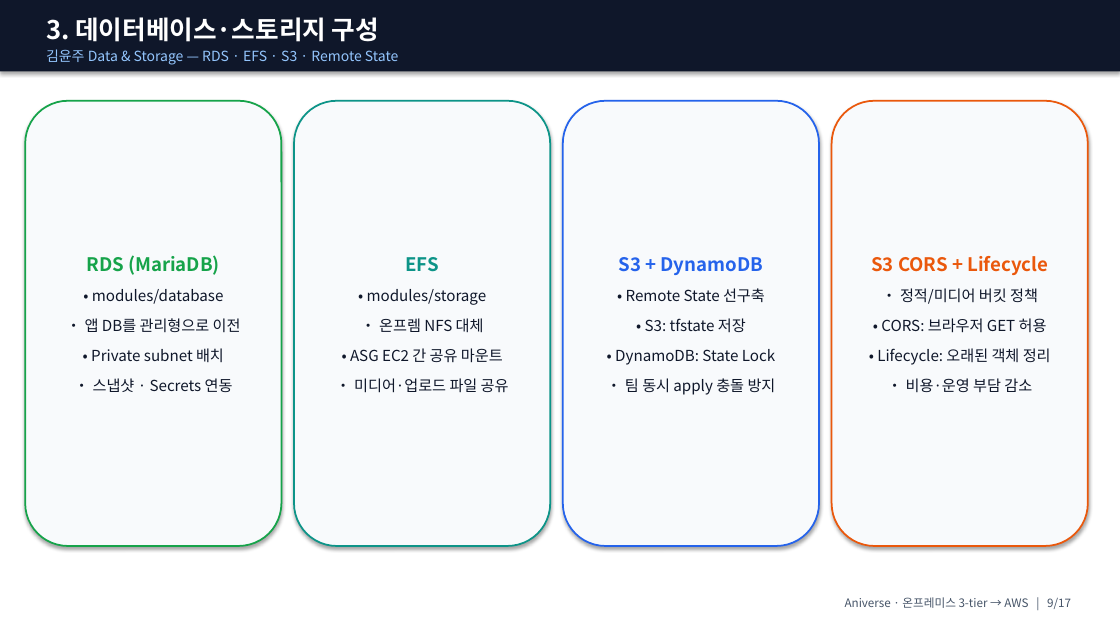
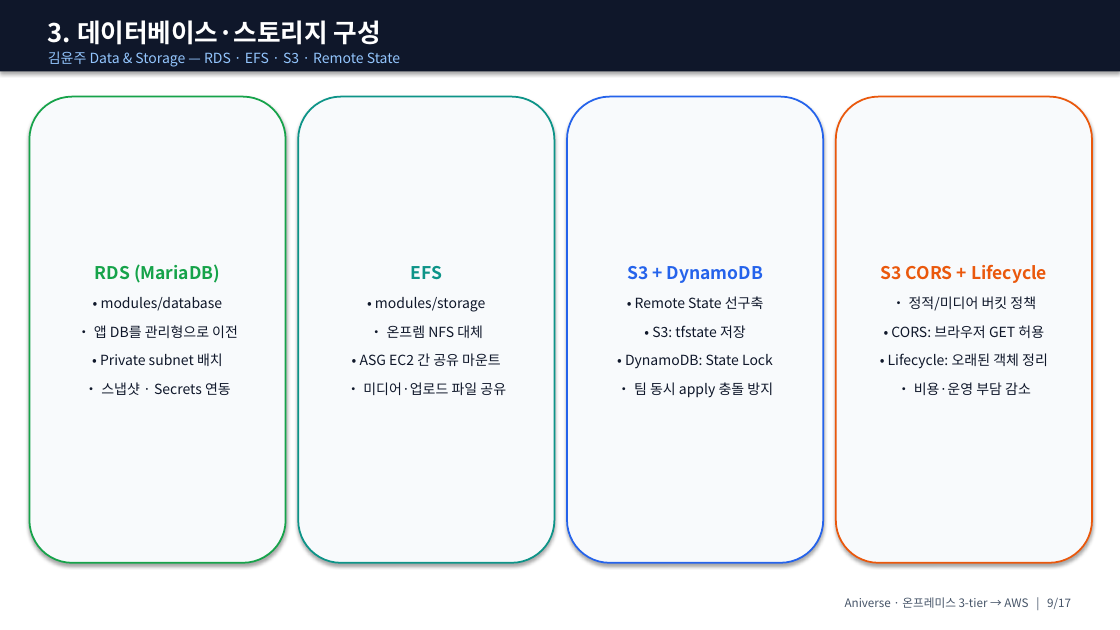
Before and after one commit to ho0215/anime-project-infra, a slide deck: slide 9 of docs/presentation/ppt/Aniverse_발표_강사용.pptx. Drawn at 1120x630 pixels with LibreOffice and Linux fonts; fonts in the diff are those of the drawing. Boxes give left, top, right and bottom in pixels: in the first picture for what was removed or moved away, otherwise in the second. Text is boxed around its words. In the diff, an @@ line names an element or a change of style, - is before the commit and + after.

```diff
--- a/docs/presentation/ppt/Aniverse_발표_강사용.pptx
+++ b/docs/presentation/ppt/Aniverse_발표_강사용.pptx
@@ rounded rectangle "RDS (MariaDB)": place and size @@
-rounded rectangle "RDS (MariaDB)" at [25,101,281,546]
+rounded rectangle "RDS (MariaDB)" at [29,97,286,563]
@@ rounded rectangle "RDS (MariaDB)" at [29,97,286,563]: size 16 to 15 pt in "RDS (MariaDB)"; size 13 to 12 pt in "• modules/database", "• 앱 DB를 관리형으로 이전", "• Private subnet 배치", "• 스냅샷 · Secrets 연동" @@
@@ rounded rectangle "EFS": place and size @@
-rounded rectangle "EFS" at [294,101,550,546]
+rounded rectangle "EFS" at [298,97,555,563]
@@ rounded rectangle "EFS" at [298,97,555,563]: size 16 to 15 pt in "EFS"; size 13 to 12 pt @@
@@ rounded rectangle "S3 + DynamoDB": place and size @@
-rounded rectangle "S3 + DynamoDB" at [563,101,819,546]
+rounded rectangle "S3 + DynamoDB" at [567,97,823,563]
@@ rounded rectangle "S3 + DynamoDB" at [567,97,823,563]: size 16 to 15 pt in "S3 + DynamoDB"; size 13 to 12 pt in "• Remote State 선구축", "• S3: tfstate 저장", "• DynamoDB: State Lock", "• 팀 동시 apply 충돌 방지" @@
@@ rounded rectangle "S3 CORS + Lifecycle": place and size @@
-rounded rectangle "S3 CORS + Lifecycle" at [832,101,1088,546]
+rounded rectangle "S3 CORS + Lifecycle" at [836,97,1092,563]
@@ rounded rectangle "S3 CORS + Lifecycle" at [836,97,1092,563]: size 16 to 15 pt in "S3 CORS + Lifecycle"; size 13 to 12 pt in "• 정적/미디어 버킷 정책", "• CORS: 브라우저 GET 허용", "• Lifecycle: 오래된 객체 정리", "• 비용·운영 부담 감소" @@
```
Also in this commit, not shown: 11 other slides changed, 2 other files.
